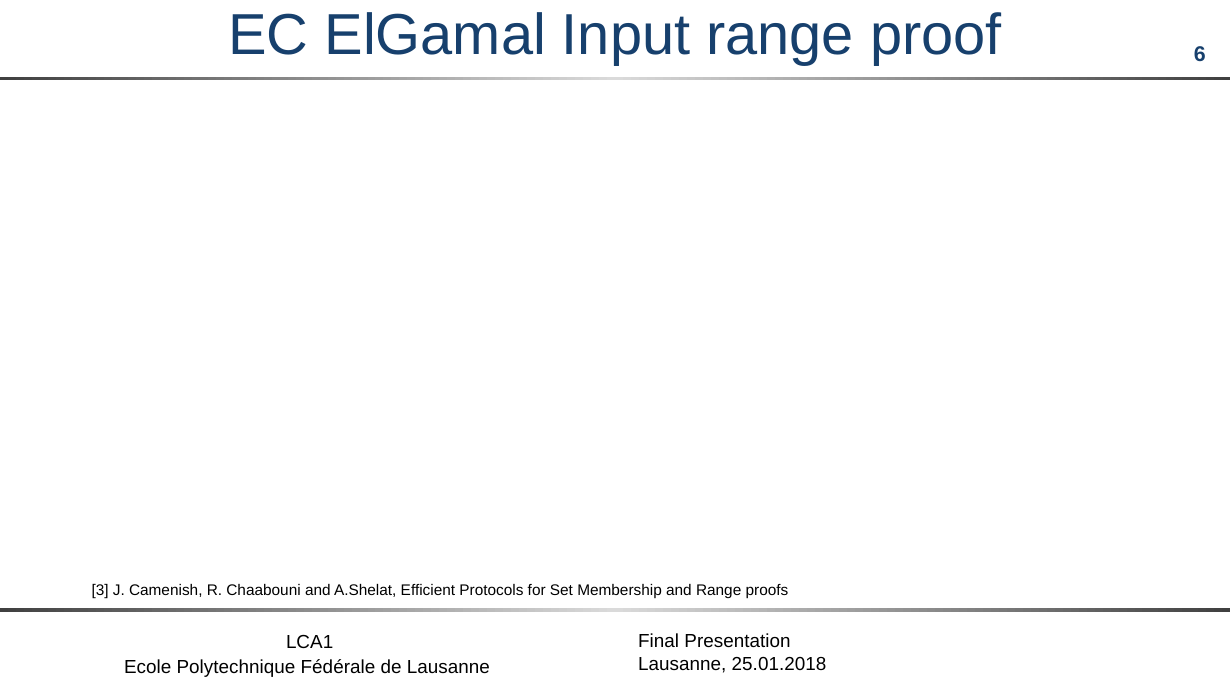
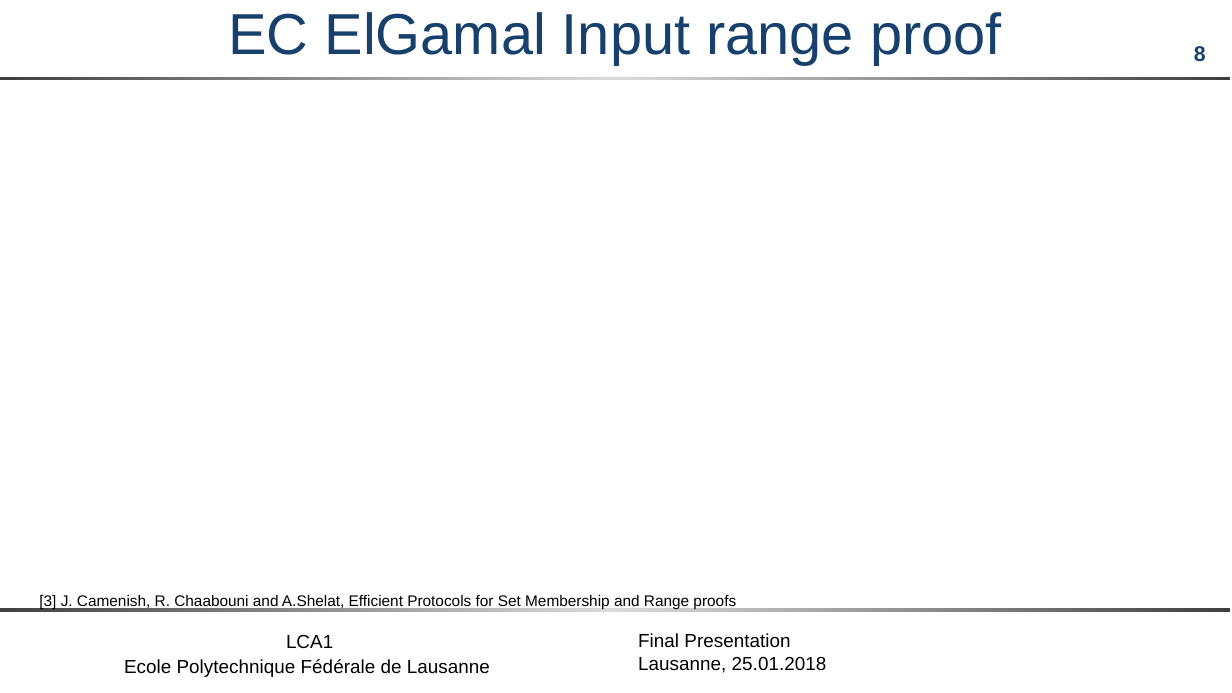
Before and after one commit to maxpr/MasterProjectDocuments, a slide deck: slide 8 of doc/FinalPresentation.pptx (slide 6 before the commit). Drawn at 1232x693 pixels with LibreOffice and Linux fonts; fonts in the diff are those of the drawing; grey boxes stand for pictures; background and template pictures are left out. Boxes give left, top, right and bottom in pixels: in the first picture for what was removed or moved away, otherwise in the second. Text is boxed around its words. In the diff, an @@ line names an element or a change of style, - is before the commit and + after.

```diff
--- a/doc/FinalPresentation.pptx
+++ b/doc/FinalPresentation.pptx
@@ page number at box(1194, 46, 1206, 61): text changed @@
-6
+8
@@ text "[3] J. Camenish, R. Chaabouni ...": place and size @@
-text "[3] J. Camenish, R. Chaabouni ..." at box(92, 584, 789, 599)
+text "[3] J. Camenish, R. Chaabouni ..." at box(39, 595, 736, 609)
```
Also in this commit, not shown: 13 other slides changed, 4 slides added, 3 slides removed, 10 other files.
